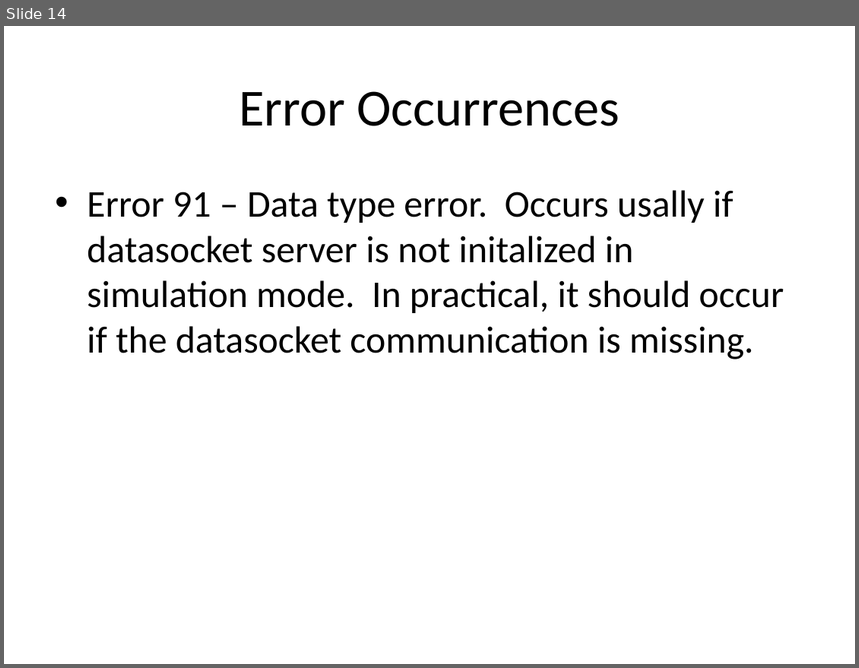
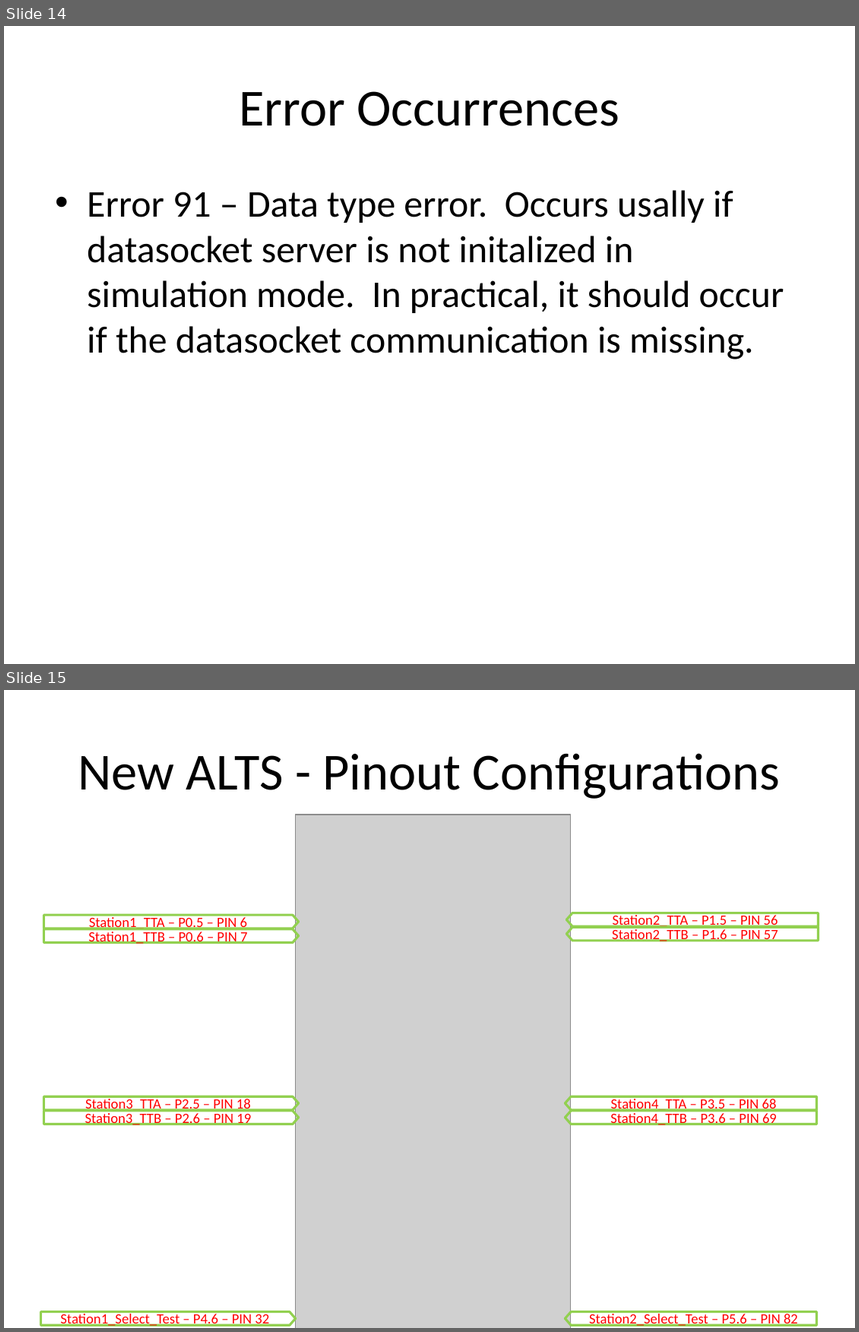
Before and after one commit to Karthi-003/Demo-Project, a slide deck: Documentation/Legacy ALTS vs New ALTS.pptx. Shown one above the other, each under a label of ours: slide 14 before the commit, slides 14 and 15 after it. The pictures are 859x668 and 859x1332 pixels, drawn with LibreOffice and Linux fonts; fonts in the diff are those of the drawing; grey boxes stand for pictures. Boxes give left, top, right and bottom in pixels: in the first picture for what was removed or moved away, otherwise in the second. Text is boxed around its words. In the diff, an @@ line names an element or a change of style, - is before the commit and + after.

```diff
--- a/Documentation/Legacy ALTS vs New ALTS.pptx
+++ b/Documentation/Legacy ALTS vs New ALTS.pptx
@@ slide 15 added at bbox=[4, 690, 855, 1328], background #FFFFFF @@
@@ title added at bbox=[78, 753, 780, 799], 44 pt, text #000000 @@
+New ALTS - Pinout Configurations
@@ picture added at bbox=[296, 815, 571, 1328] @@
@@ right arrow added at bbox=[44, 915, 299, 929], outline #92D050 2 pt, 12 pt, text #FF0000 @@
+Station1_TTA – P0.5 – PIN 6
@@ right arrow added at bbox=[566, 913, 819, 926], outline #92D050 2 pt, 12 pt, text #FF0000 @@
+Station2_TTA – P1.5 – PIN 56
@@ right arrow added at bbox=[44, 929, 299, 943], outline #92D050 2 pt, 12 pt, text #FF0000 @@
+Station1_TTB – P0.6 – PIN 7
@@ right arrow added at bbox=[566, 927, 819, 941], outline #92D050 2 pt, 12 pt, text #FF0000 @@
+Station2_TTB – P1.6 – PIN 57
@@ right arrow added at bbox=[44, 1097, 299, 1110], outline #92D050 2 pt, 12 pt, text #FF0000 @@
+Station3_TTA – P2.5 – PIN 18
@@ right arrow added at bbox=[565, 1097, 817, 1110], outline #92D050 2 pt, 12 pt, text #FF0000 @@
+Station4_TTA – P3.5 – PIN 68
@@ right arrow added at bbox=[44, 1111, 299, 1125], outline #92D050 2 pt, 12 pt, text #FF0000 @@
+Station3_TTB – P2.6 – PIN 19
@@ right arrow added at bbox=[565, 1111, 817, 1125], outline #92D050 2 pt, 12 pt, text #FF0000 @@
+Station4_TTB – P3.6 – PIN 69
@@ right arrow added at bbox=[40, 1312, 295, 1326], outline #92D050 2 pt, 12 pt, text #FF0000 @@
+Station1_Select_Test – P4.6 – PIN 32
@@ right arrow added at bbox=[565, 1312, 817, 1326], outline #92D050 2 pt, 12 pt, text #FF0000 @@
+Station2_Select_Test – P5.6 – PIN 82
```
Also in this commit, not shown: 1 slide changed, 1 other file.
